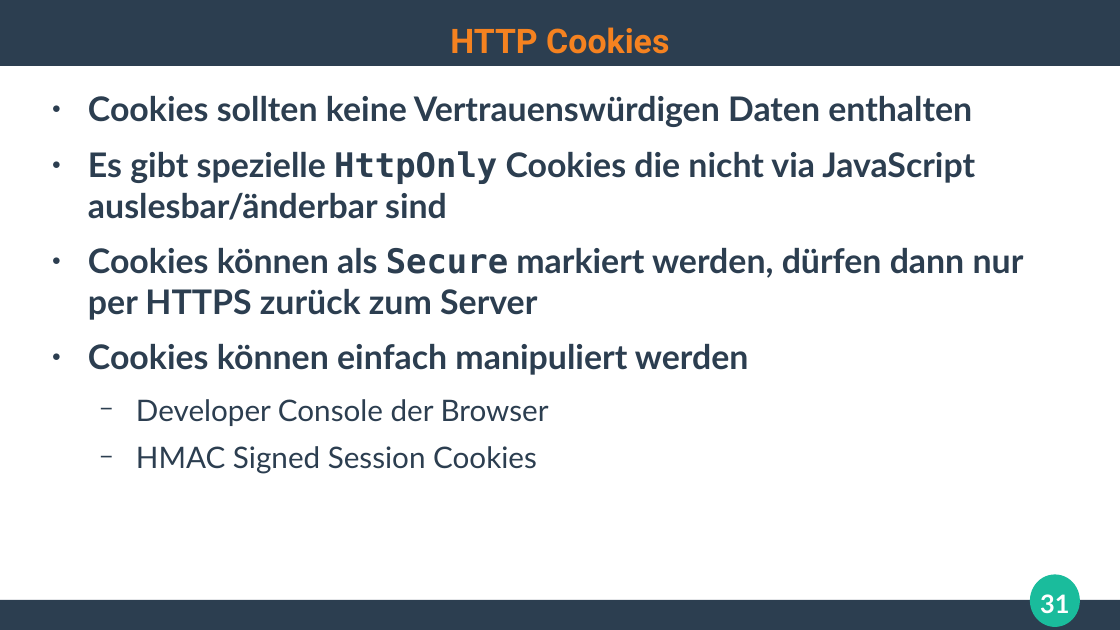
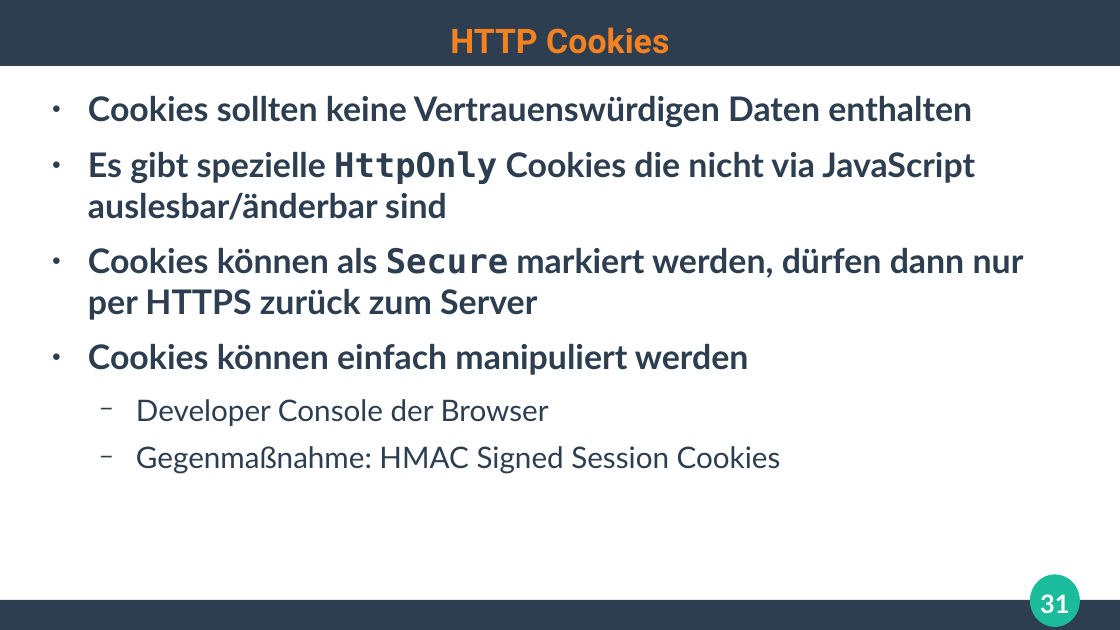
Before and after one commit to ghandmann/HS-AlbSig-WebAnwendungen2, a slide deck: slide 31 of Kapitel/02_HTTP.odp. Drawn at 1120x630 pixels with LibreOffice and Linux fonts; fonts in the diff are those of the drawing. Boxes give left, top, right and bottom in pixels: in the first picture for what was removed or moved away, otherwise in the second. Text is boxed around its words. In the diff, an @@ line names an element or a change of style, - is before the commit and + after.

Commit message:
HMAC als gegenmaßnahme zu "unsicheren" cookies

```diff
--- a/Kapitel/02_HTTP.odp
+++ b/Kapitel/02_HTTP.odp
@@ text at [136,446,781,474]: text changed @@
-  − HMAC Signed Session Cookies
+  − Gegenmaßnahme: HMAC Signed Session Cookies
```
